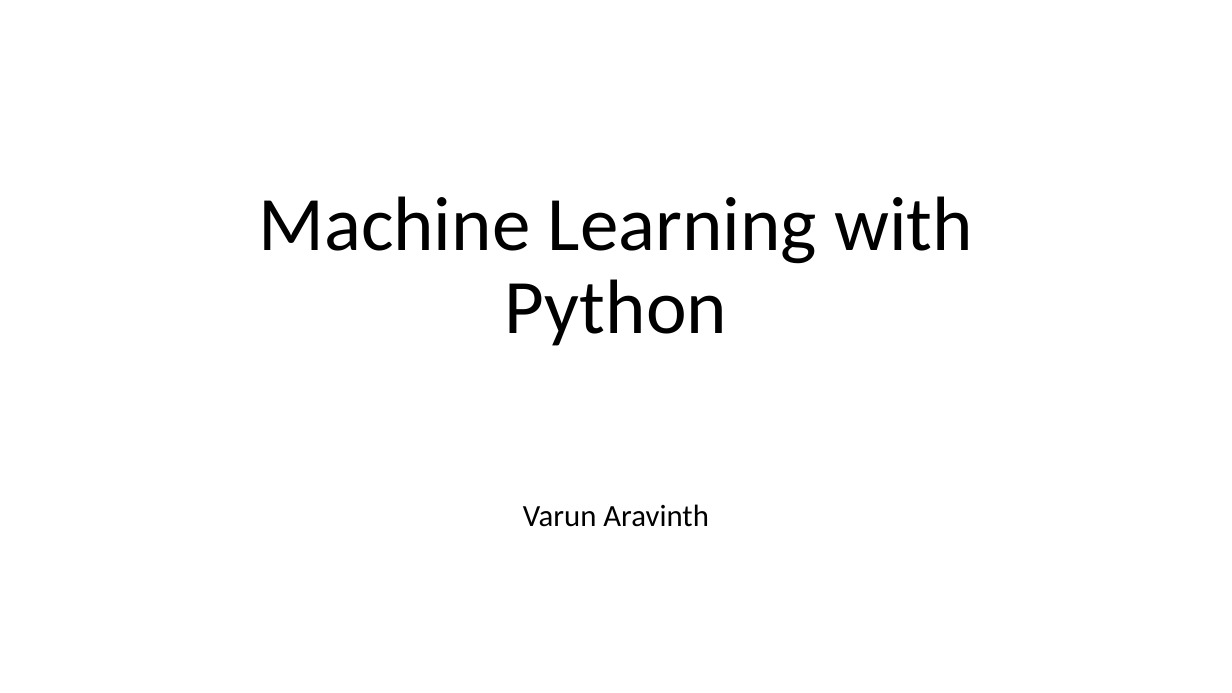
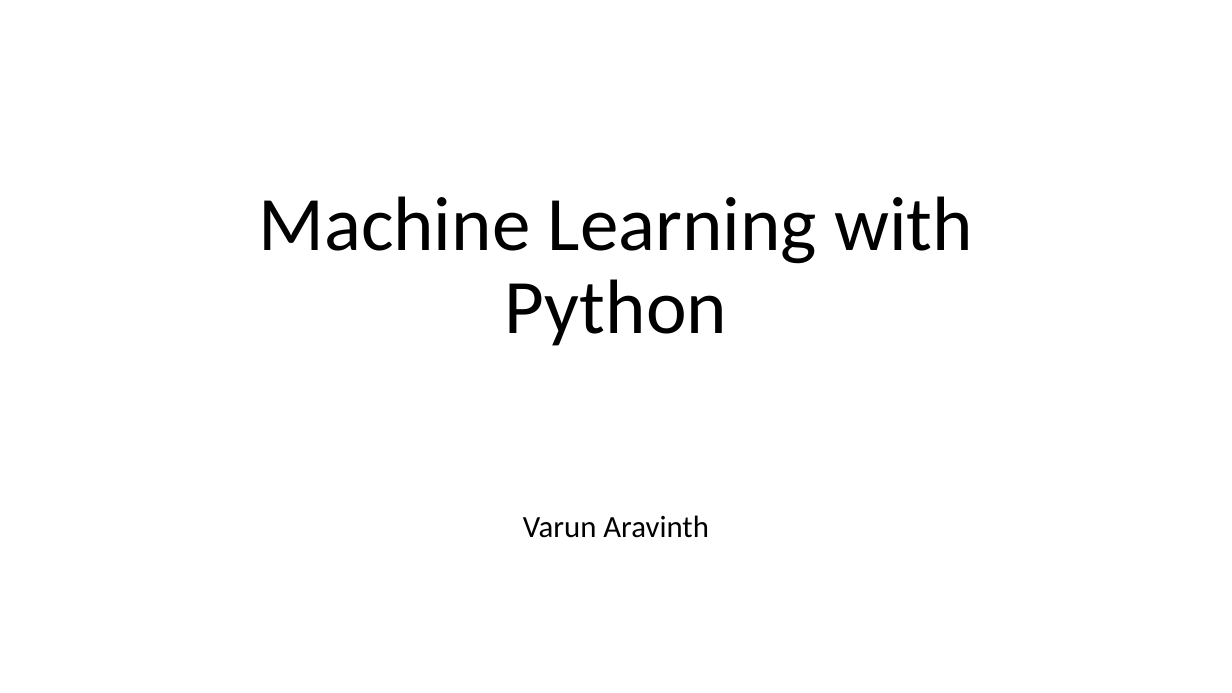
Before and after one commit to VarunAravinth/machine-learning-using-python, a slide deck: slide 1 of machine-learning-using-python/Machine Learning with Python.pptx. Drawn at 1232x693 pixels with LibreOffice and Linux fonts; fonts in the diff are those of the drawing. Boxes give left, top, right and bottom in pixels: in the first picture for what was removed or moved away, otherwise in the second. Text is boxed around its words. In the diff, an @@ line names an element or a change of style, - is before the commit and + after.

```diff
--- a/machine-learning-using-python/Machine Learning with Python.pptx
+++ b/machine-learning-using-python/Machine Learning with Python.pptx
@@ subtitle "Varun Aravinth" at box(523, 515, 708, 538): line spacing 0.8 to 0.9 @@
```
Also in this commit, not shown: 1 other slide changed, 8 slides added.
